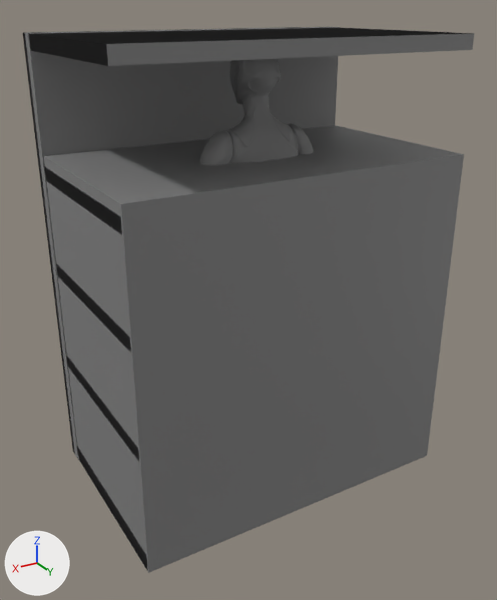
One commit to the FBX model Export Art/GasStation/Interior/GasStationShelves.fbx: the scene before it, then after it.
Both versions are drawn from a camera (50 mm lens) standing at (1.39, 2.26, 1.93) and looking at (0.03, 0.0, 0.8). The axes (+X, +Y, +Z) are drawn at lower left. The lights are the same throughout. The older version comes first. Where no turn or scale is listed for an object, it has been applied to the vertices. Vertices at exactly the same position are counted once.

In view in the first picture: 'SKM_Quinn_LOD0.001'.
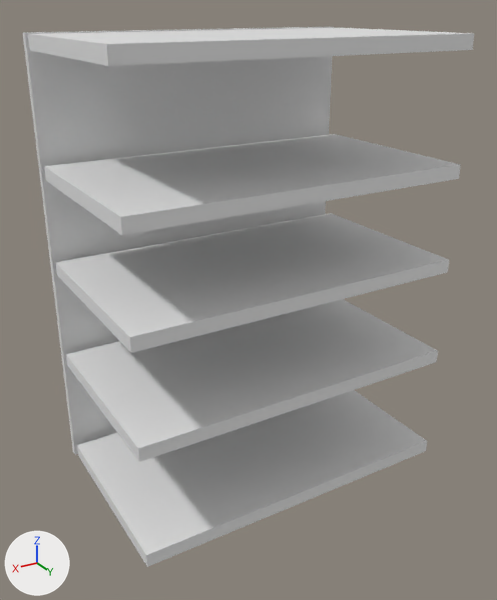
Where the newer file only moved an object's origin or applied its transform, the numbers keep the older frame.

Diff of the bpy script that builds the scene:
```diff
--- a/Export Art/GasStation/Interior/GasStationShelves.fbx.py
+++ b/Export Art/GasStation/Interior/GasStationShelves.fbx.py
@@ me_skm_quinn_lod0_078 @@
 # used by ob_skm_quinn_lod0_001; location = (0.0, 0.0, 0.0)
-me_skm_quinn_lod0_078.from_pydata(...)  # 43736 vertices, 87352 faces; spans x -0.7..0.7, y -0.49..0.4, z 0.0..1.84
-me_skm_quinn_lod0_078.materials.append(mat_mi_quinn_02_078)  # grey #808080
+me_skm_quinn_lod0_078.from_pydata(...)  # 48 vertices, 36 faces; spans x -0.7..0.7, y -0.49..0.39, z 0.0..1.84
+# me_skm_quinn_lod0_078 part 1: the loose piece of 43642 vertices spanning x -0.52..0.52, y -0.25..0.11, z 0.0..1.8 is deleted
+# me_skm_quinn_lod0_078 part 2: the loose piece of 8 vertices spanning x -0.7..0.7, y -0.4..0.4, z 0.0..1.4 is deleted
+# me_skm_quinn_lod0_078 part 3: the loose piece of 8 vertices spanning x -0.7..0.7, y -0.41..0.39, z 0.49..0.54 is deleted
+# me_skm_quinn_lod0_078 part 4: the loose piece of 8 vertices spanning x -0.7..0.7, y -0.42..0.38, z 1.78..1.83 is deleted
+# me_skm_quinn_lod0_078 part 5
+# 22 vertices are removed from x -0.7..0.7, y -0.49..0.39, z 0.0..1.84
+# 26 faces are deleted
+# 8 new faces join them
+# me_skm_quinn_lod0_078 part 6: 28 faces spanning x -0.7..0.7, y -0.49..0.39, z 0.0..1.84 switch from mat_mi_quinn_01_078 (grey #808080) to no material
```

Changed parts and their boxes [x1, y1, x2, y2] in the pictures (497 x 600 px):
'SKM_Quinn_LOD0.001', reshaped
    before: [23, 27, 474, 573]
    after: [23, 27, 474, 567]
part 1 of me_skm_quinn_lod0_078, deleted
    before: [199, 59, 314, 165]
part 2 of me_skm_quinn_lod0_078, deleted
    before: [44, 126, 464, 573]
part 3 of me_skm_quinn_lod0_078, deleted
    before: [66, 354, 139, 459]
part 4 of me_skm_quinn_lod0_078, deleted
    before: [29, 28, 474, 66]
part 5 of me_skm_quinn_lod0_078, cut back
    before: [23, 27, 340, 568]
    after: [23, 27, 427, 567]
part 6 of me_skm_quinn_lod0_078, recoloured
    before: [56, 188, 133, 448]
    after: [25, 27, 474, 555]
